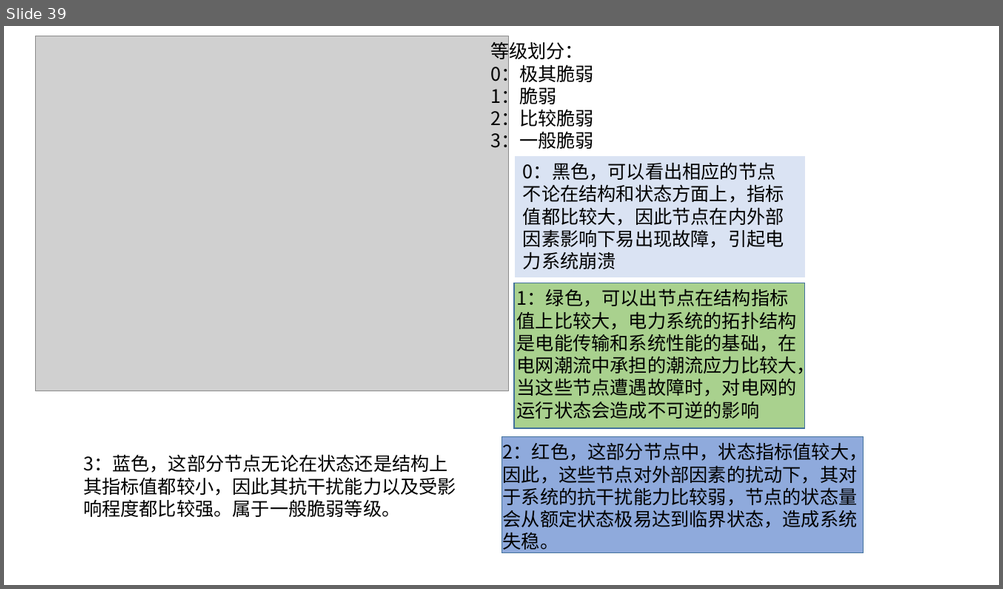
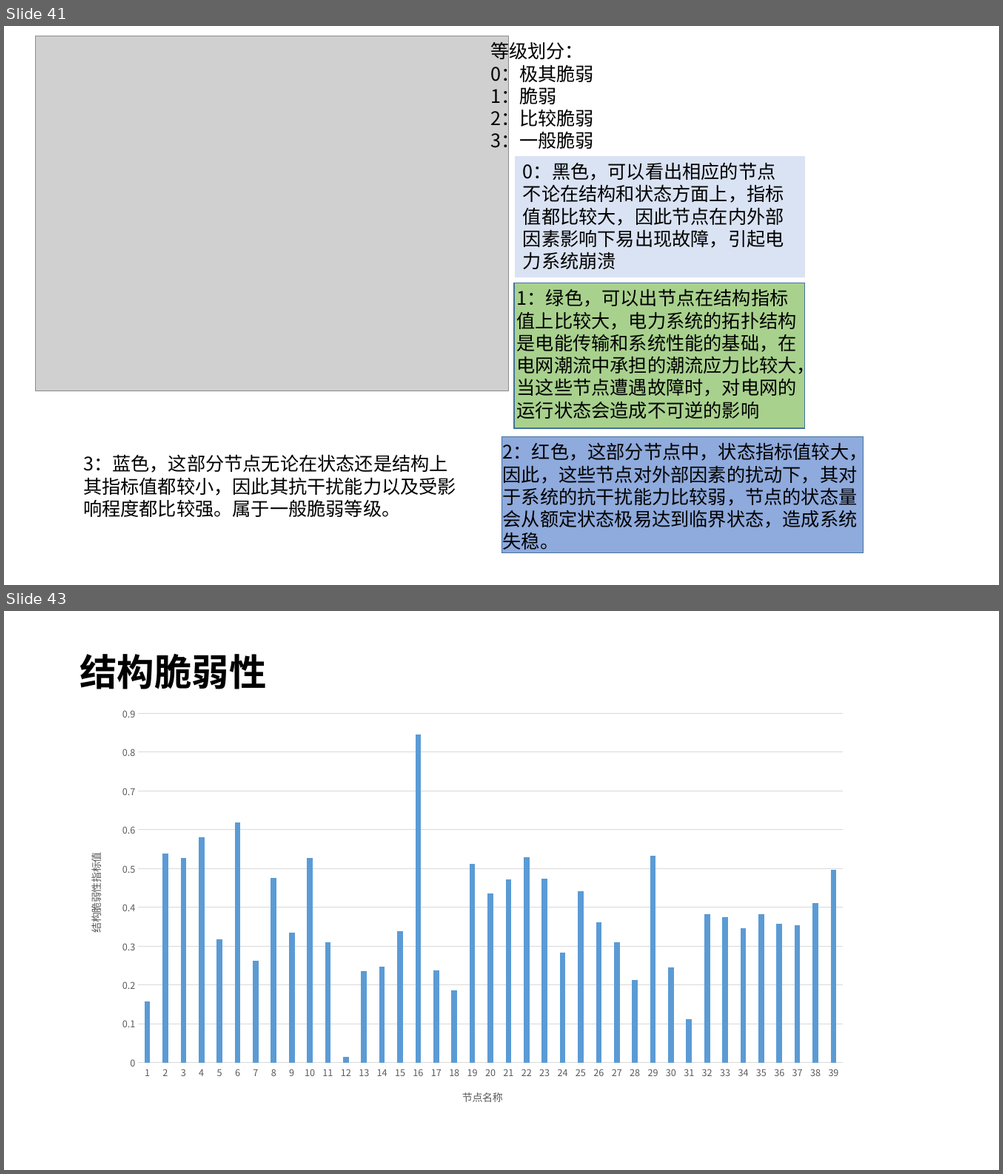
Before and after one commit to LJCcn/Graduation_thesis, a slide deck: 电力系统脆弱性研究/电力系统脆弱性研究.pptx. Shown one above the other, each under a label of ours: slide 39 before the commit, slides 41 and 43 after it; the slides between them are not shown. The pictures are 1003x589 and 1003x1174 pixels, drawn with LibreOffice and Linux fonts; fonts in the diff are those of the drawing; grey boxes stand for pictures. Boxes give left, top, right and bottom in pixels: in the first picture for what was removed or moved away, otherwise in the second. Text is boxed around its words. In the diff, an @@ line names an element or a change of style, - is before the commit and + after.

```diff
--- a/电力系统脆弱性研究/电力系统脆弱性研究.pptx
+++ b/电力系统脆弱性研究/电力系统脆弱性研究.pptx
@@ slide 43 added at (4,611,999,1170), background #FFFFFF @@
@@ title added at (79,654,266,689), 36 pt, text #000000, bold @@
+结构脆弱性
@@ column chart added at (73,698,858,1121) @@
+categories: 1, 2, 3, 4, 5, 6, 7, 8, 9, 10, 11, 12, 13, 14, 15, 16, 17, 18, 19, 20, 21, 22, 23, 24, 25, 26, 27, 28, 29, 30, 31, 32, 33, 34, 35, 36, 37, 38, 39
+Series 1: 0.16, 0.54, 0.53, 0.58, 0.32, 0.62, 0.26, 0.48, 0.33, 0.53, 0.31, 0.01, 0.24, 0.25, 0.34, 0.85, 0.24, 0.19, 0.51, 0.44, 0.47, 0.53, 0.47, 0.28, 0.44, 0.36, 0.31, 0.21, 0.53, 0.24, 0.11, 0.38, 0.37, 0.35, 0.38, 0.36, 0.35, 0.41, 0.5
@@ what was slide 39 is now slide 41 @@
```
Also in this commit, not shown: 1 slide changed, 5 other slides added, 5 other files.
